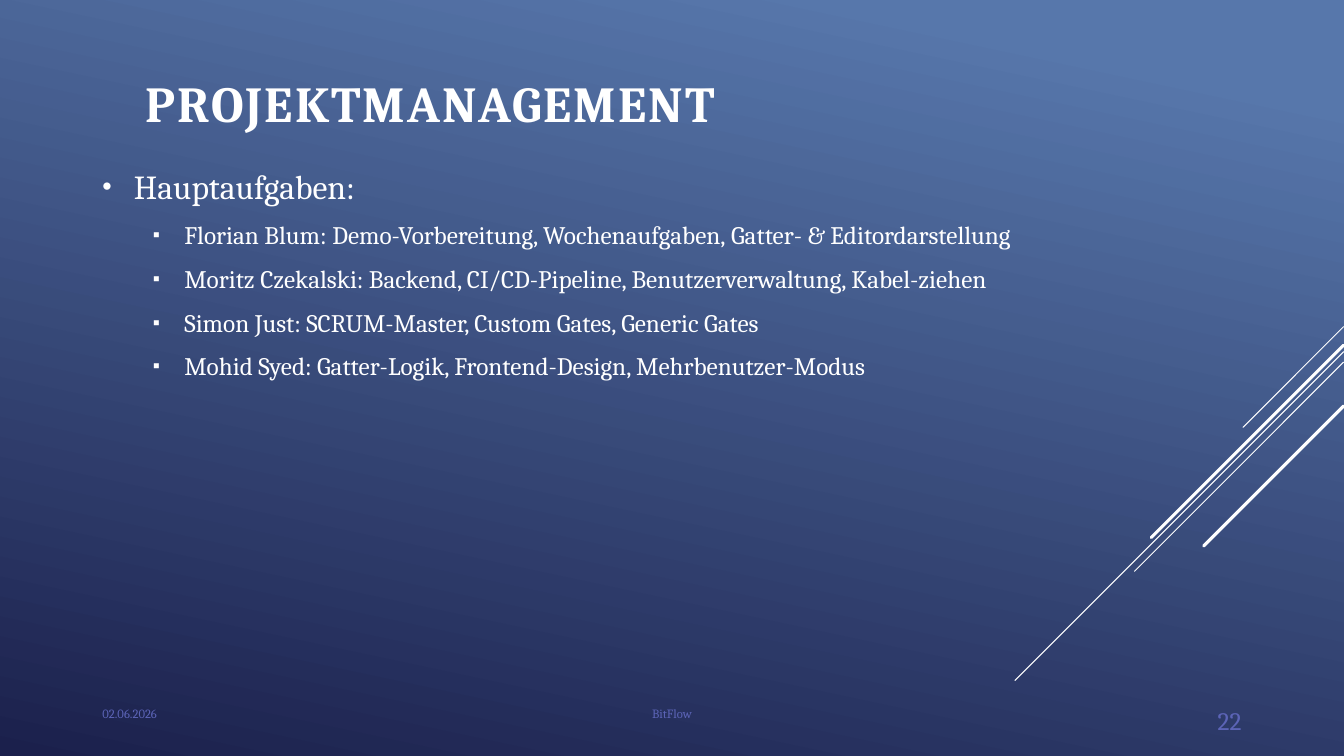
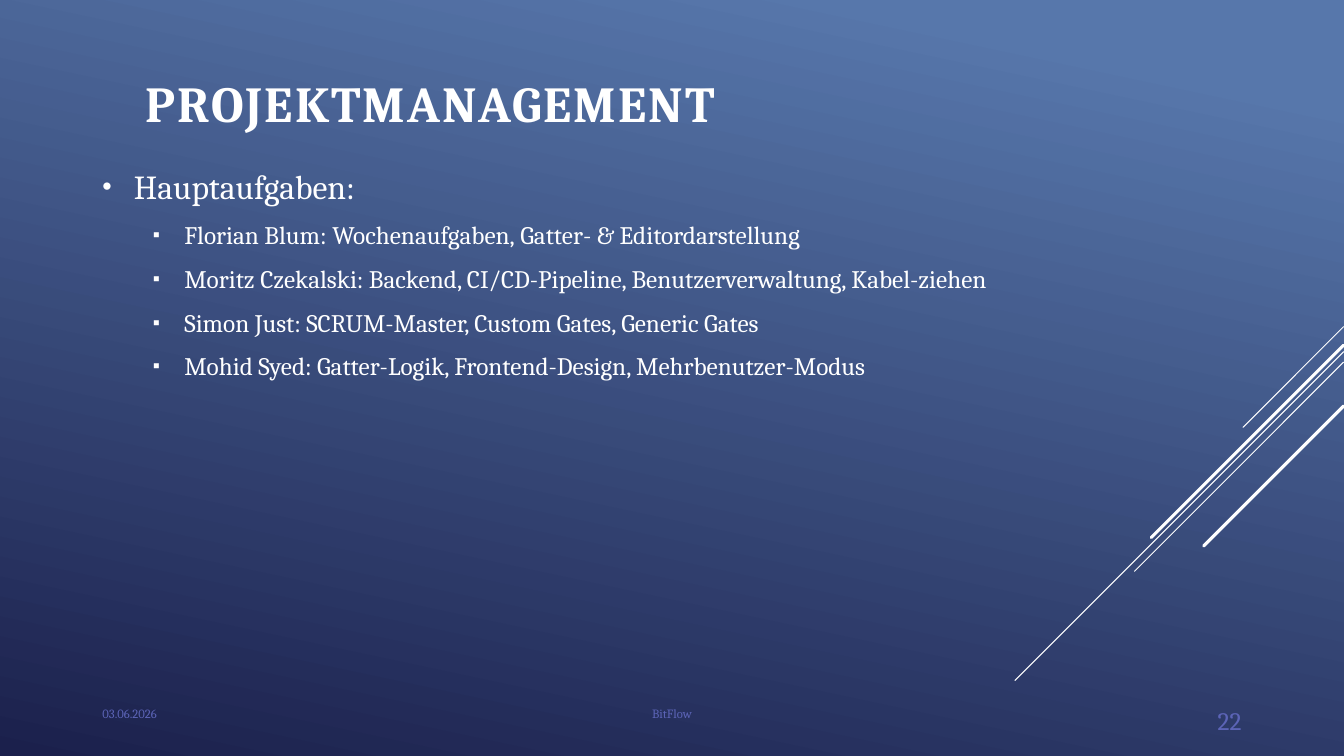
Before and after one commit to BitFlow-DHBW/BitFlow, a slide deck: slide 22 of docs/BitFlow - Abschlusspräsentation.pptx. Drawn at 1344x756 pixels with LibreOffice and Linux fonts; fonts in the diff are those of the drawing; background and template pictures are left out. Boxes give left, top, right and bottom in pixels: in the first picture for what was removed or moved away, otherwise in the second. Text is boxed around its words. In the diff, an @@ line names an element or a change of style, - is before the commit and + after.

```diff
--- a/docs/BitFlow - Abschlusspräsentation.pptx
+++ b/docs/BitFlow - Abschlusspräsentation.pptx
@@ text at <box>184,226,800,250</box>: text changed @@
-  ▪ Florian Blum: Demo-Vorbereitung, Wochenaufgaben, Gatter- & Editordarstellung
+  ▪ Florian Blum: Wochenaufgaben, Gatter- & Editordarstellung
@@ text at <box>102,709,156,718</box>: text changed @@
-02.06.2026
+03.06.2026
```
Also in this commit, not shown: 24 other slides changed, 2 other files.
